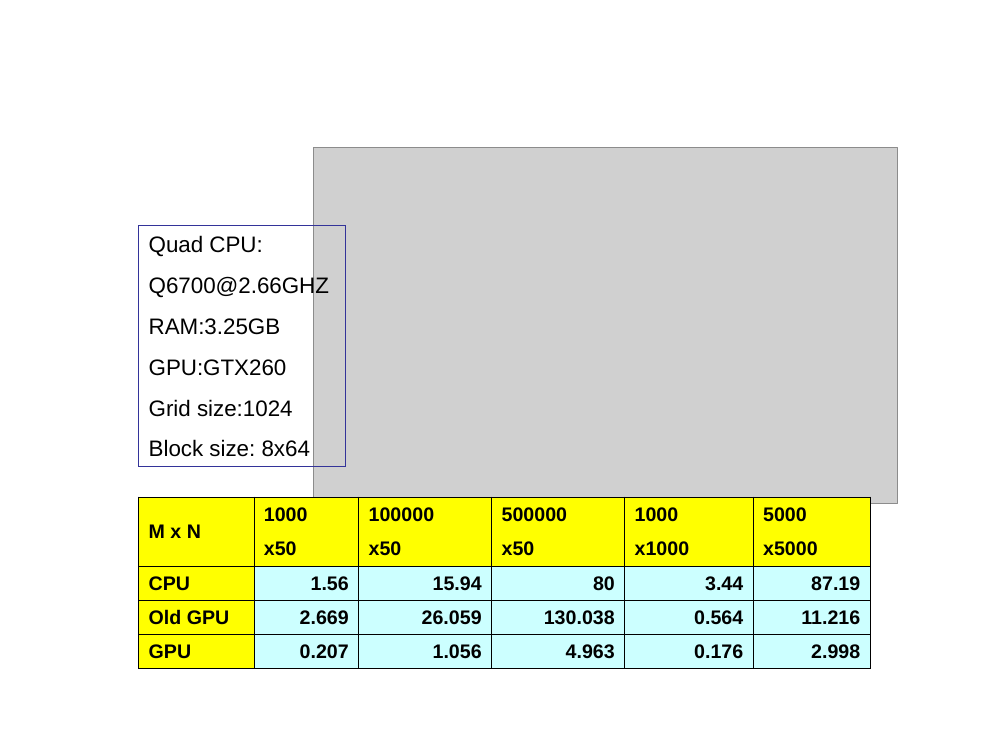
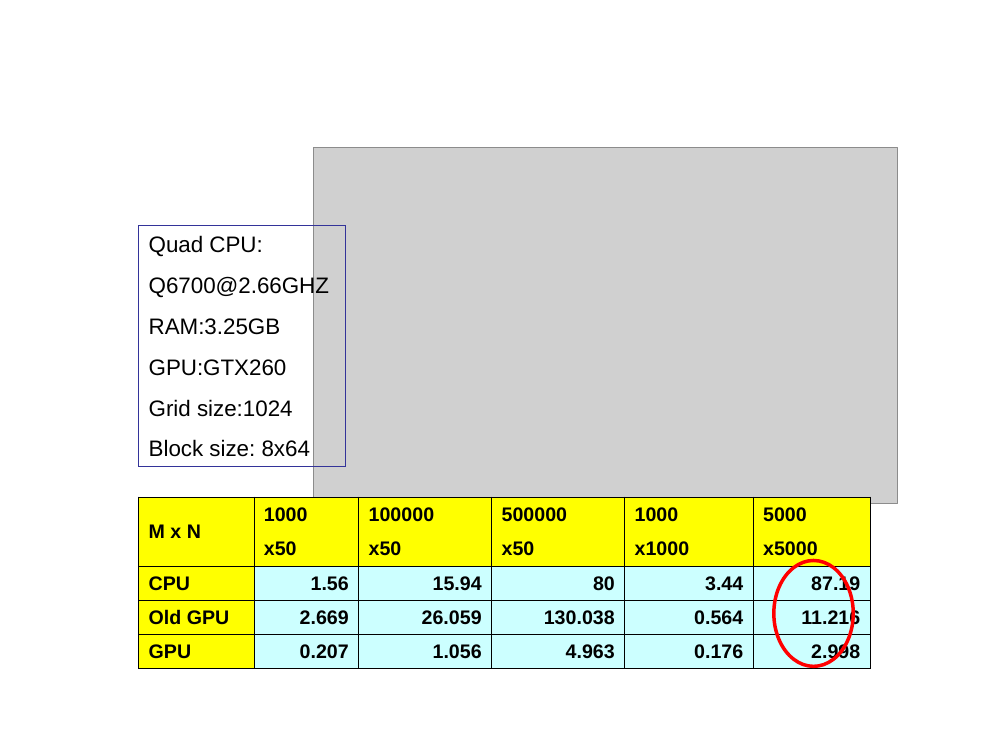
Before and after one commit to unconditional/projektarbeitcuda, a slide deck: slide 11 of Vortrag/tmp.ppt. Drawn at 1008x756 pixels with LibreOffice and Linux fonts; fonts in the diff are those of the drawing; grey boxes stand for pictures. Boxes give left, top, right and bottom in pixels: in the first picture for what was removed or moved away, otherwise in the second. Text is boxed around its words. In the diff, an @@ line names an element or a change of style, - is before the commit and + after.

```diff
--- a/Vortrag/tmp.ppt
+++ b/Vortrag/tmp.ppt
@@ ellipse added at [774,560,854,666], outline #FF0000 2.49 pt @@
```
